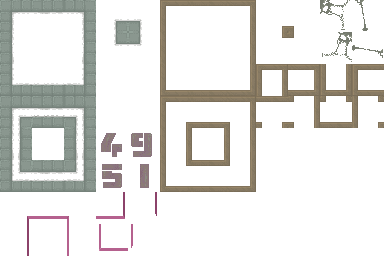
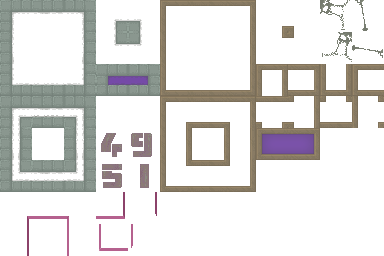
Two versions of the same layered image (384x256). Layer-by-layer changes:
added layer "Layer 9" (95%) above "metalbands" over [262,134,314,154]
painted on "metalbands" over [256,128,320,160]
painted on "stones" over [96,64,160,96]
